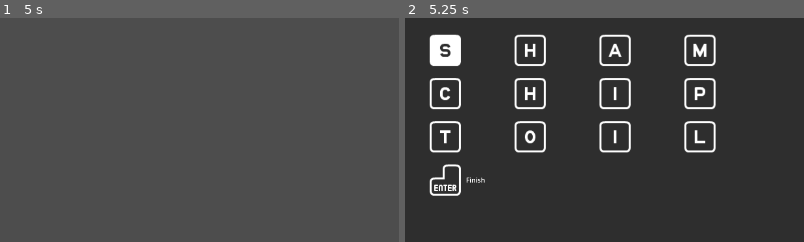
Above: before the commit, frames 1-2 (left to right).
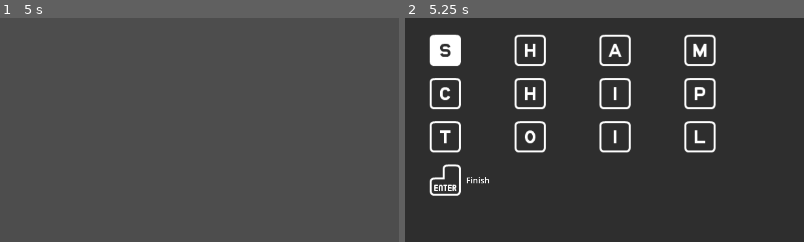
Above: after the commit, the same moments.

Repository: gabeochoa/prime_pressure
Game: Godot game, scene res://scenes/levels/level.tscn
Two runs of this game, one before a commit and one after it. Both use one fixed random seed, a clock stepped at 60 frames per second and the inputs below.
Inputs (mouse positions are % of the whole screen's width and height, from its top left):
- Up to frame 1 (5 s): tap Enter at 0.5, 0.6, 2.75, 4.25 s; move the mouse to (58, 35) at 0.52 s; click (58, 35) at 0.67 s; move the mouse to (30, 55) at 1.27 s; hold A 1.28-2.03 s; tap F at 1.35 s; tap Space at 2, 3.5 s; move the mouse to (60, 28) at 2.02 s; tap Z at 2.1 s; move the mouse to (45, 70) at 2.77 s; tap U at 2.85 s; click (45, 70) at 2.92 s; move the mouse to (80, 65) at 3.52 s; hold A from 3.53 s (still down); tap B at 3.6 s; move the mouse to (20, 35) at 4.27 s; tap T at 4.35 s
- Up to frame 2 (5.25 s): keep holding A; tap Space at 5 s; move the mouse to (55, 50) at 5.02 s; tap 1 at 5.1 s; click (55, 50) at 5.17 s
The pictures show only the part of the screen within x 50-100%, y 7-57%; the shares and areas given below are measured in that part.

Frame 1 is identical in both runs. In frame 2, 0.1% of the frame differs, in the area x 15-22%, y 70-75%.

Commit message:
delete order when complete

Diff:
--- a/scenes/action_label.tscn
+++ b/scenes/action_label.tscn
@@ -16,3 +16,4 @@
 anchor_bottom = 1.0
 grow_horizontal = 2
 grow_vertical = 2
+theme_override_font_sizes/normal_font_size = 20
--- a/scripts/sophie.gd
+++ b/scripts/sophie.gd
@@ -72,7 +72,10 @@
 							screens.append(ShipScreen.new().set_on_complete(func():
 								order.last_ran_state = order.state
 								order.state = OrderData.State.Complete
-								print("lets go")))
+								print("lets go")
+								queue_slots[order.queue_position] = null
+								queue_dirty = true
+								))
 							)
 						)
 					queue_dirty = true
